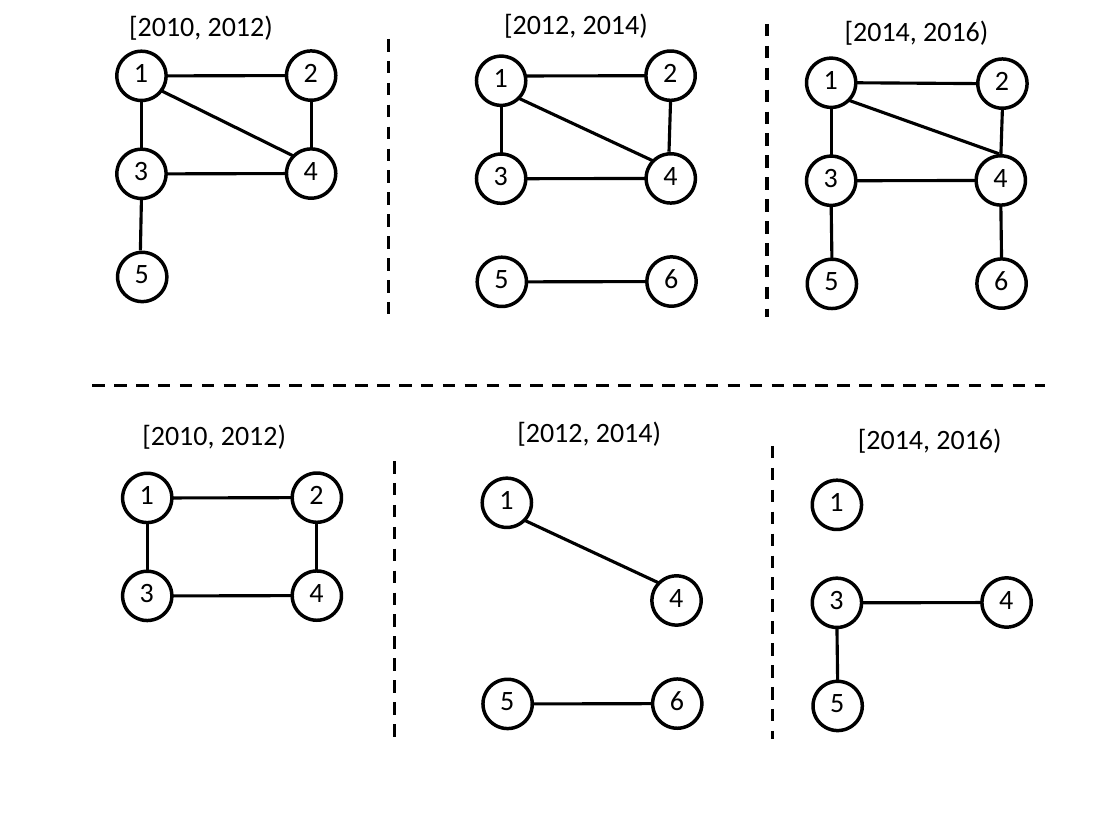
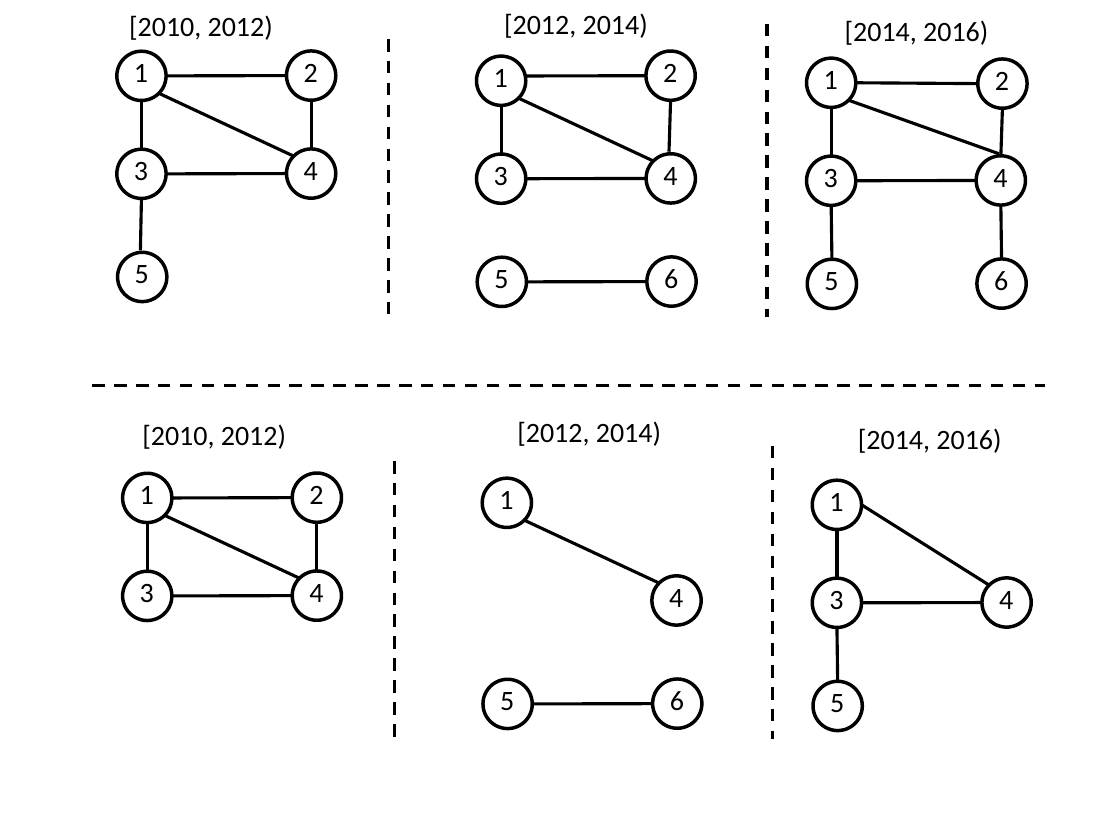
Before and after one commit to PortalDB/portal, a slide deck: slide 2 of paper/sigmod2016/figs/figures.pptx. Drawn at 1120x840 pixels with LibreOffice and Linux fonts; fonts in the diff are those of the drawing. Boxes give left, top, right and bottom in pixels: in the first picture for what was removed or moved away, otherwise in the second. Text is boxed around its words. In the diff, an @@ line names an element or a change of style, - is before the commit and + after.

```diff
--- a/paper/sigmod2016/figs/figures.pptx
+++ b/paper/sigmod2016/figs/figures.pptx
@@ line moved from (160, 90) - (293, 156) to (159, 93) - (293, 156) @@
@@ line added from (861, 505) to (989, 585), #000000 2 pt @@
@@ line added from (165, 515) to (299, 578), #000000 2 pt @@
@@ line added from (837, 530) to (837, 578), #000000 2 pt @@
```
Also in this commit, not shown: 1 other slide changed, 3 other files.
